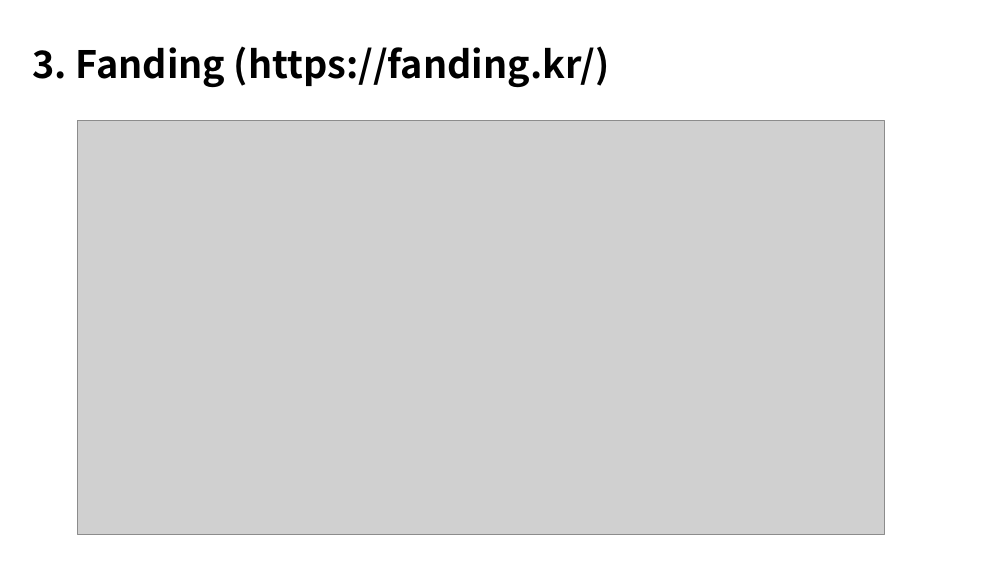
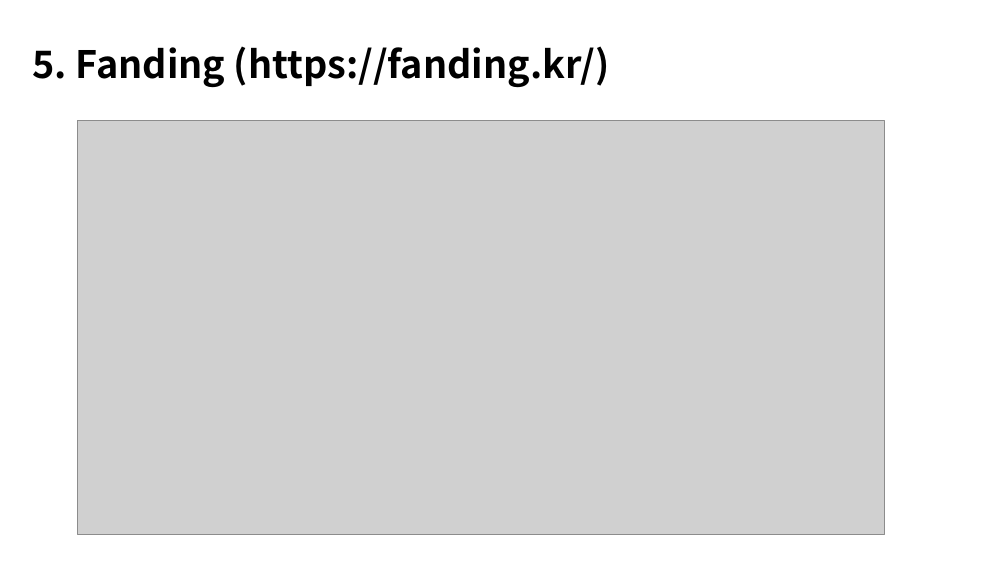
Before and after one commit to Yami-yun/Newone, a slide deck: slide 10 of 밴치마킹.pptx (slide 12 before the commit). Drawn at 1008x567 pixels with LibreOffice and Linux fonts; fonts in the diff are those of the drawing; grey boxes stand for pictures. Boxes give left, top, right and bottom in pixels: in the first picture for what was removed or moved away, otherwise in the second. Text is boxed around its words. In the diff, an @@ line names an element or a change of style, - is before the commit and + after.

```diff
--- a/밴치마킹.pptx
+++ b/밴치마킹.pptx
@@ title at [32,46,610,88]: text changed @@
-3. Fanding (https://fanding.kr/)
+5. Fanding (https://fanding.kr/)
```
Also in this commit, not shown: 1 other slide changed, 2 slides removed, 54 other files.
